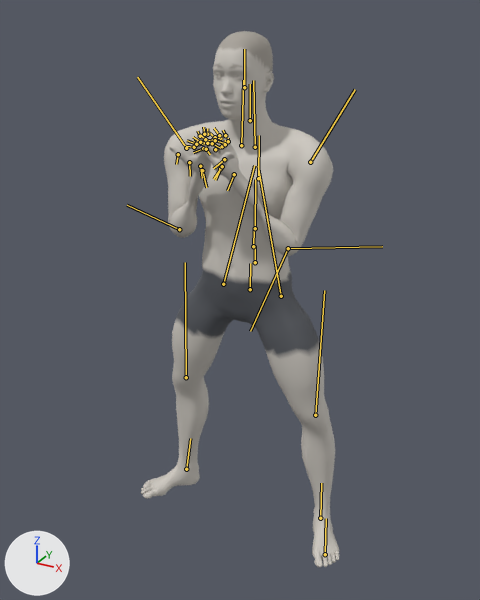
A saved change to the glTF model exports/three-second-sumo-squat.glb.
One viewpoint serves both versions: a 50 mm camera at (0.985, -1.875, 1.837) aimed at (0.004, -0.092, 0.945). Every picture has the same lights, and +X, +Y and +Z are marked at lower left. The picture after the commit comes second. Both versions are drawn at frame 0 of the action 'three-second-sumo-squat'; the numbers are the values there. The bones that change, and the others that lie on the model, are drawn over the model as lines.
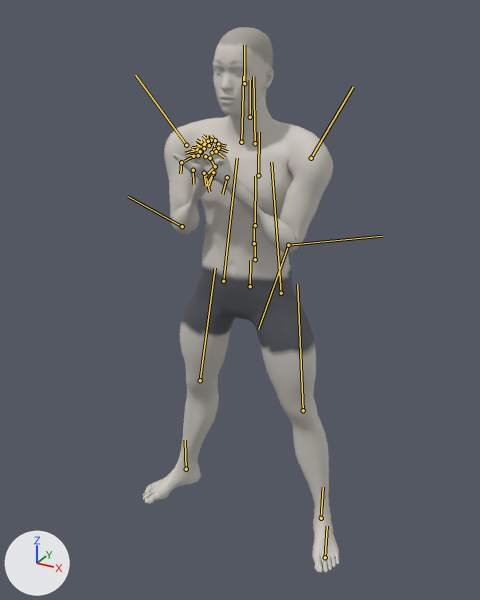
The change in detail:
Bone 'pelvis' (bone_pelvis) moves from (0.008, -0.025, 0.0) to (0.008, -0.014, 0.0).
Bone 'upperarm_l' (bone_upperarm_l) turns from (-48, -39, 25) to (-50, -40, 24) degrees about its own x, y and z.
Bone 'lowerarm_l' (bone_lowerarm_l) turns from (-20, -55, 73) to (-14, -54, 64) degrees about its own x, y and z.
Bone 'upperarm_r' (bone_upperarm_r) turns from (48, 39, 25) to (50, 40, 24) degrees about its own x, y and z.
Bone 'lowerarm_r' (bone_lowerarm_r) turns from (20, 55, 73) to (14, 54, 64) degrees about its own x, y and z.
Bone 'thigh_l' (bone_thigh_l) turns from (19, 41, 16) to (9, 41, 7) degrees about its own x, y and z.
Bone 'calf_l' (bone_calf_l) turns from (-10, 0, -10) to (-2, 0, 2) degrees about its own x, y and z.
Bone 'foot_l' (bone_foot_l) turns from (0, -16, 7) to (-2, -13, -7) degrees about its own x, y and z.
Bone 'thigh_r' (bone_thigh_r) turns from (-19, -41, 16) to (-9, -41, 7) degrees about its own x, y and z.
Bone 'calf_r' (bone_calf_r) turns from (10, 0, -10) to (2, 0, 2) degrees about its own x, y and z.
Bone 'foot_r' (bone_foot_r) turns from (0, 16, 7) to (2, 13, -7) degrees about its own x, y and z.

Where the change shows, as pixel boxes (x1, y1, x2, y2) in the pictures (480 x 600 px):
'Mesh_0', posed
    before: (141, 31, 340, 567)
    after: (143, 27, 339, 573)
bone 'pelvis', root to tip
    before: (250, 289) to (250, 263)
    after: (250, 286) to (250, 260)
bone 'upperarm_l', root to tip
    before: (310, 162) to (355, 89)
    after: (311, 158) to (353, 87)
bone 'lowerarm_l', root to tip
    before: (288, 248) to (382, 246)
    after: (288, 245) to (382, 236)
bone 'upperarm_r', root to tip
    before: (186, 148) to (137, 77)
    after: (186, 145) to (135, 75)
bone 'lowerarm_r', root to tip
    before: (179, 229) to (127, 205)
    after: (182, 226) to (128, 196)
bone 'thigh_l', root to tip
    before: (281, 296) to (258, 166)
    after: (281, 293) to (271, 162)
bone 'calf_l', root to tip
    before: (315, 415) to (324, 290)
    after: (303, 410) to (297, 284)
bone 'foot_l', root to tip
    before: (320, 518) to (321, 483)
    after: (321, 518) to (323, 487)
bone 'thigh_r', root to tip
    before: (223, 284) to (254, 165)
    after: (223, 281) to (237, 158)
bone 'calf_r', root to tip
    before: (186, 377) to (185, 262)
    after: (200, 380) to (215, 268)
bone 'foot_r', root to tip
    before: (186, 469) to (190, 438)
    after: (186, 469) to (185, 440)
